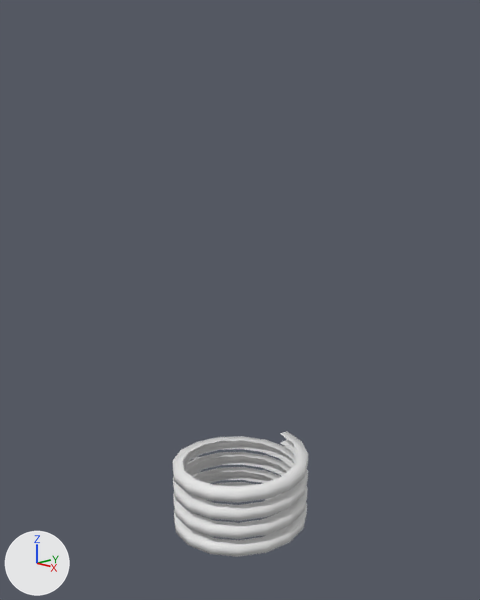
The Blender file Simple/light.blend: old version first, new version second.
One viewpoint serves both versions: a 50 mm camera at (4.09, -3.85, 4.04) aimed at (-0.03, 0.03, 2.66). The axes (+X, +Y, +Z) are drawn at lower left. The lights are the same throughout.
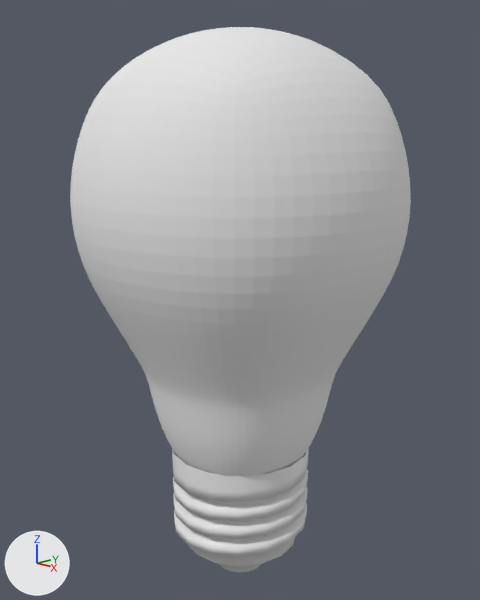
What differs and where, as boxes (x1, y1, x2, y2) in the pictures (480 x 600 px):
'Cube.001', added
    after: (70, 27, 411, 477)
'Plane', reshaped
    before: (173, 431, 308, 557)
    after: (172, 448, 309, 573)
part 1 of me_plane_001, built on
    before: (173, 431, 308, 493)
    after: (172, 448, 309, 573)

What the commit changed:
Material 'Material.001' (mat_material_001) is new.
Its base color is (0.8, 0.8, 0.8) (white #e7e7e7).
me_plane_001 is used by ob_plane; location (0.0, 0.0, -0.161).
me_plane_001 had 260 vertices, 192 faces and spanned x -0.626..0.626, y -0.626..0.626, z 0.634..1.408.
me_plane_001 now has 376 vertices, 371 faces and spans x -0.626..0.626, y -0.626..0.626, z 0.275..1.496.
Part 1, on me_plane_001:
4 vertices are removed from x -0.203..0.203, y 0.491..0.626, z 1.249..1.408.
6 faces are deleted.
13 vertices move from x -0.531..0.531, y -0.531..0.376, z 1.259..1.387 to x -0.626..0.626, y -0.626..0.442, z 1.326..1.494.
120 vertices are added at x -0.531..0.531, y -0.531..0.626, z 0.275..1.496.
185 new faces join them.
Mesh me_cube_001 is new.
It has 169 vertices, 160 faces and spans x -0.72..0.72, y -0.72..0.72, z -1.14..0.7.
It uses material mat_material_001 (white #e7e7e7).
Object 'Cube.001' (ob_cube_001) is new; it shows me_cube_001.
Its location is (0.0, 0.0, 3.55).
Its scale is (1.98, 1.98, 1.98).
It gains a SUBSURF modifier named 'Subdivision'.
Modifier setting: levels = 2.
